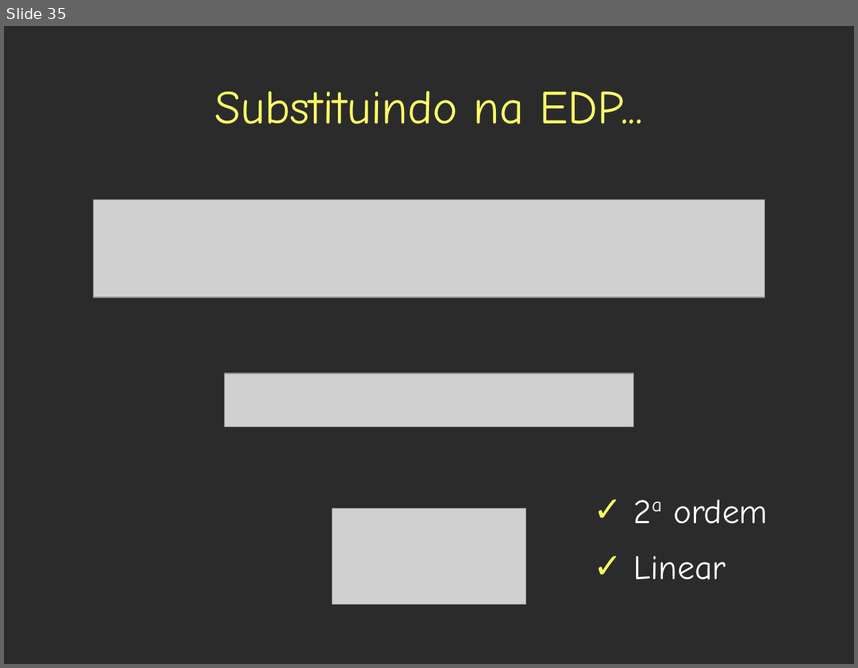
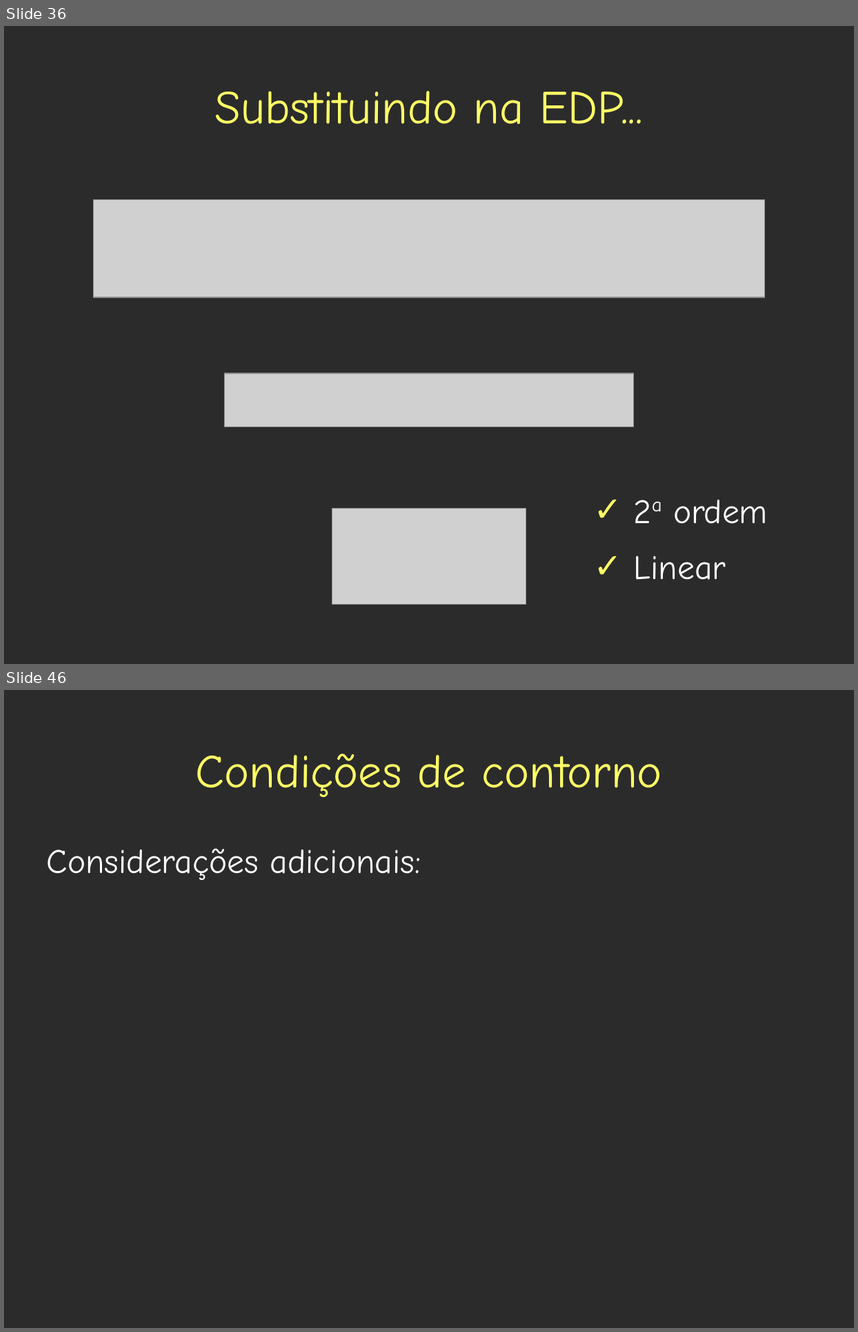
Before and after one commit to leouieda/geothermics, a slide deck: presentations/base_litosfera/estado_termico_lito_subcrustal.odp. Shown one above the other, each under a label of ours: slide 35 before the commit, slides 36 and 46 after it; the slides between them are not shown. The pictures are 858x668 and 858x1332 pixels, drawn with LibreOffice and Linux fonts; fonts in the diff are those of the drawing; grey boxes stand for pictures; background and template pictures are left out; a plain dark background stands for a picture behind light text. Boxes give left, top, right and bottom in pixels: in the first picture for what was removed or moved away, otherwise in the second. Text is boxed around its words. In the diff, an @@ line names an element or a change of style, - is before the commit and + after.

```diff
--- a/presentations/base_litosfera/estado_termico_lito_subcrustal.odp
+++ b/presentations/base_litosfera/estado_termico_lito_subcrustal.odp
@@ slide 46 added at bbox=[4, 690, 854, 1328], background picture (left out) @@
@@ title added at bbox=[195, 753, 662, 797], 44 pt, text #FFFF66 @@
+Condições de contorno
@@ text added at bbox=[47, 848, 421, 880], 32 pt, text #FFFFFF @@
+Considerações adicionais:
@@ what was slide 35 is now slide 36 @@
```
Also in this commit, not shown: 9 slides changed, 76 other slides added.
